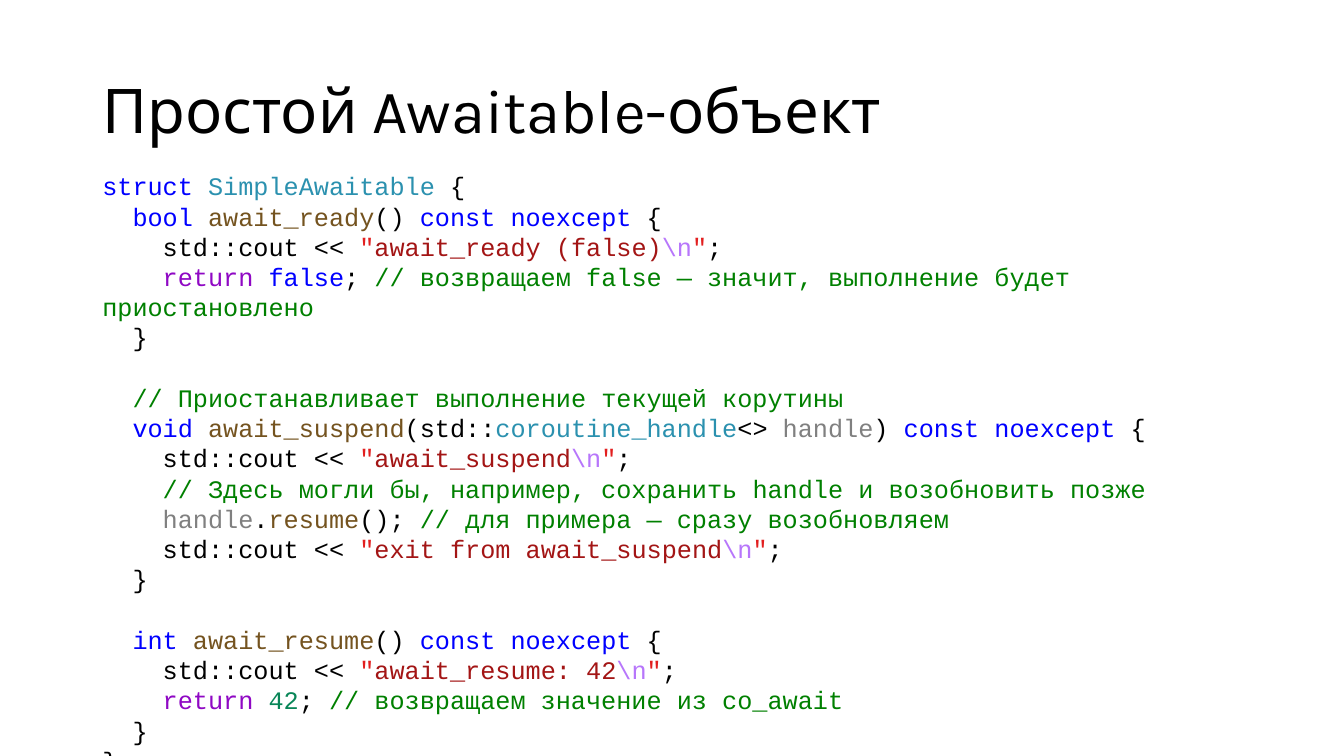
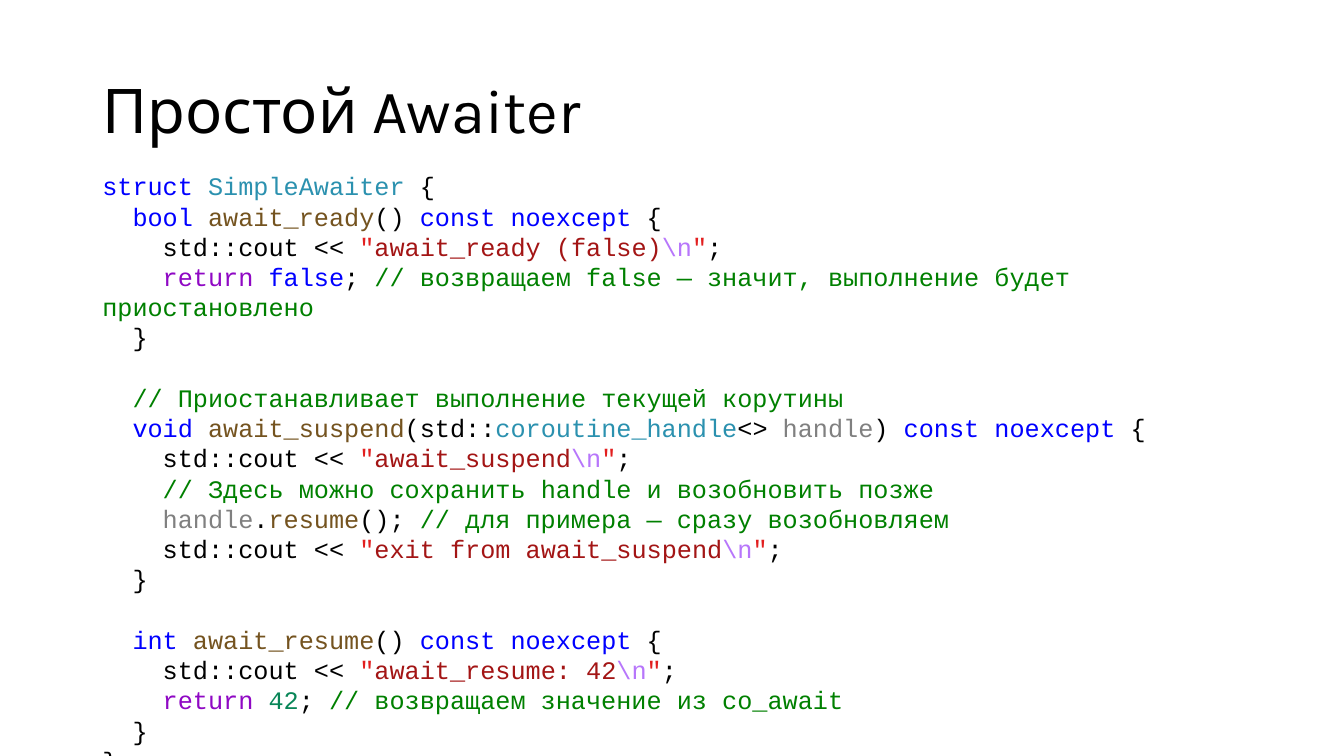
Before and after one commit to alexey-malov/pc, a slide deck: slide 60 of lectures/12/Coroutines.pptx. Drawn at 1344x756 pixels with LibreOffice and Linux fonts; fonts in the diff are those of the drawing. Boxes give left, top, right and bottom in pixels: in the first picture for what was removed or moved away, otherwise in the second. Text is boxed around its words. In the diff, an @@ line names an element or a change of style, - is before the commit and + after.

```diff
--- a/lectures/12/Coroutines.pptx
+++ b/lectures/12/Coroutines.pptx
@@ title at (102, 86, 581, 148): text changed @@
-Простой Awaitable-объект
+Простой Awaiter
@@ text at (102, 177, 405, 201): text changed @@
-struct SimpleAwaitable {
+struct SimpleAwaiter {
@@ text at (208, 479, 934, 504): text changed @@
-// Здесь могли бы, например, сохранить handle и возобновить позже
+// Здесь можно сохранить handle и возобновить позже
```
Also in this commit, not shown: 17 other slides changed, 4 slides added, 4 other files.
